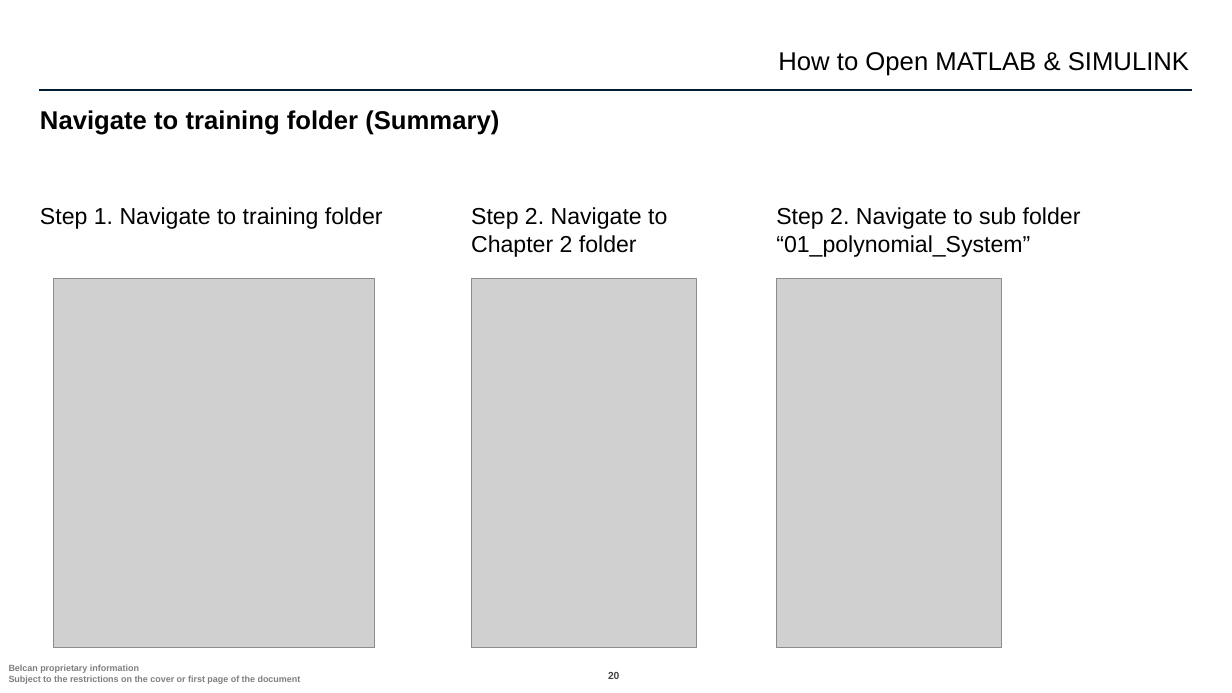
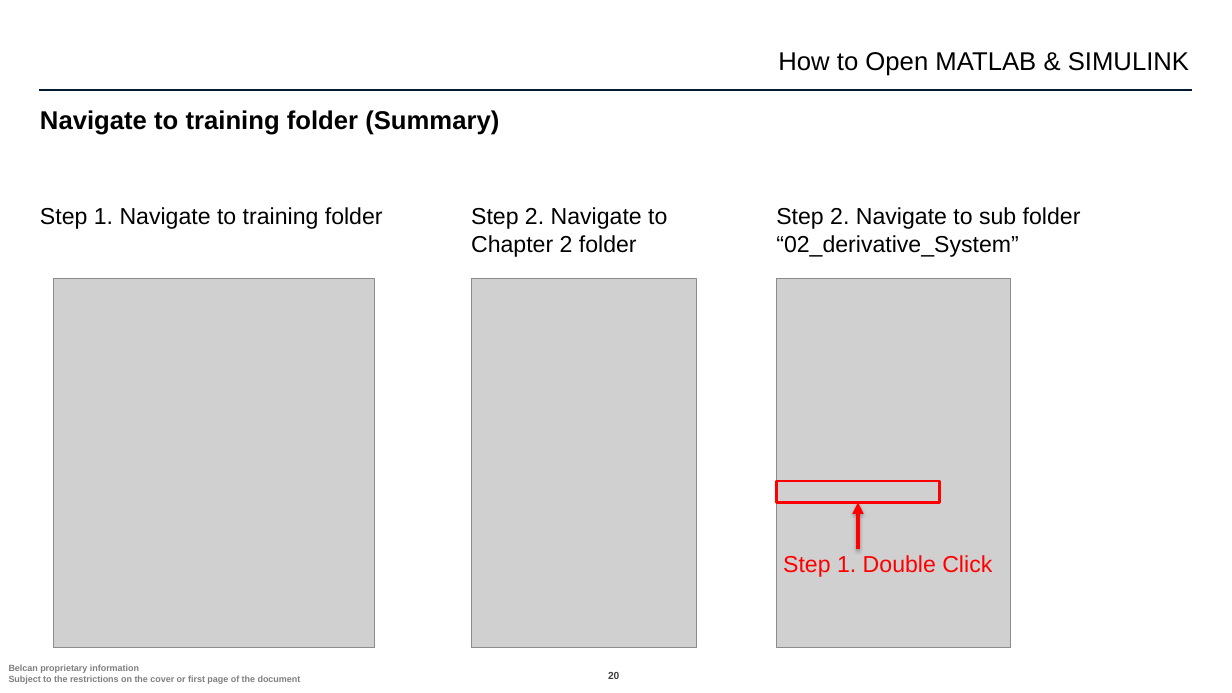
Before and after one commit to ntylerbelcan/aviation-controls-simulink-training-Belcan, a slide deck: slide 20 of ch02/02_derivative_System/Chapter 2 02_derivative_System.pptx. Drawn at 1232x693 pixels with LibreOffice and Linux fonts; fonts in the diff are those of the drawing; grey boxes stand for pictures; background and template pictures are left out. Boxes give left, top, right and bottom in pixels: in the first picture for what was removed or moved away, otherwise in the second. Text is boxed around its words. In the diff, an @@ line names an element or a change of style, - is before the commit and + after.

```diff
--- a/ch02/02_derivative_System/Chapter 2 02_derivative_System.pptx
+++ b/ch02/02_derivative_System/Chapter 2 02_derivative_System.pptx
@@ text at bbox=[776, 207, 1081, 257]: text changed @@
-Step 2. Navigate to sub folder “01_polynomial_System”
+Step 2. Navigate to sub folder “02_derivative_System”
@@ picture: place and size @@
-picture at bbox=[776, 279, 1002, 648]
+picture at bbox=[776, 279, 1010, 648]
@@ rectangle added at bbox=[776, 482, 940, 503], outline #FF0000 2 pt @@
@@ arrow added from (859, 549) to (859, 503), #FF0000 3 pt @@
@@ text added at bbox=[783, 555, 992, 577], 18 pt, text #FF0000 @@
+Step 1. Double Click
```
Also in this commit, not shown: 3 other slides changed, 3 other files.
